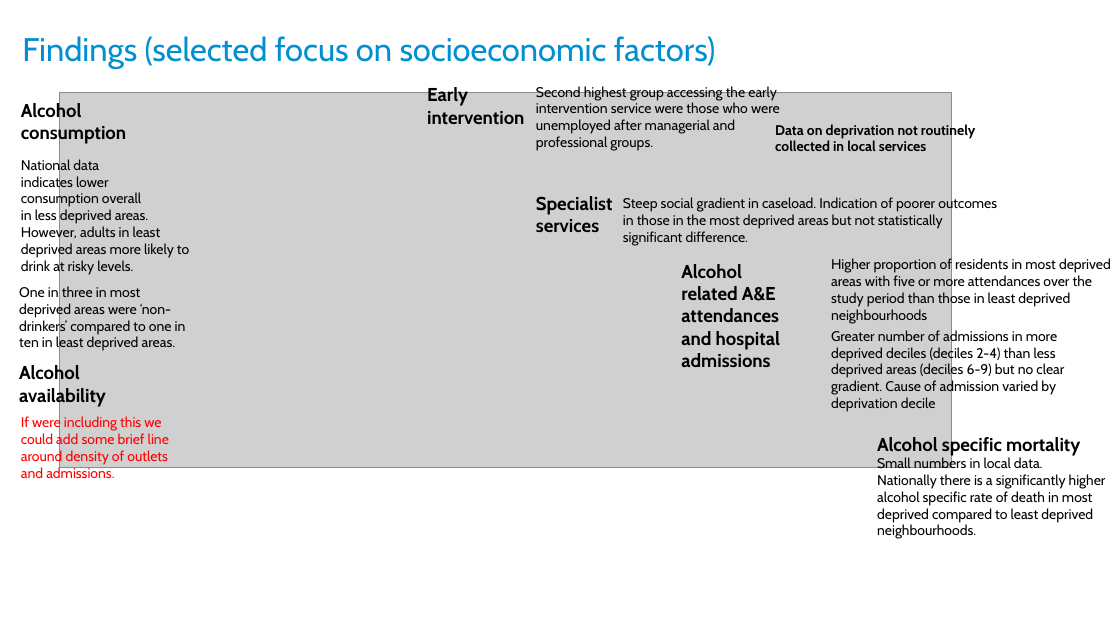
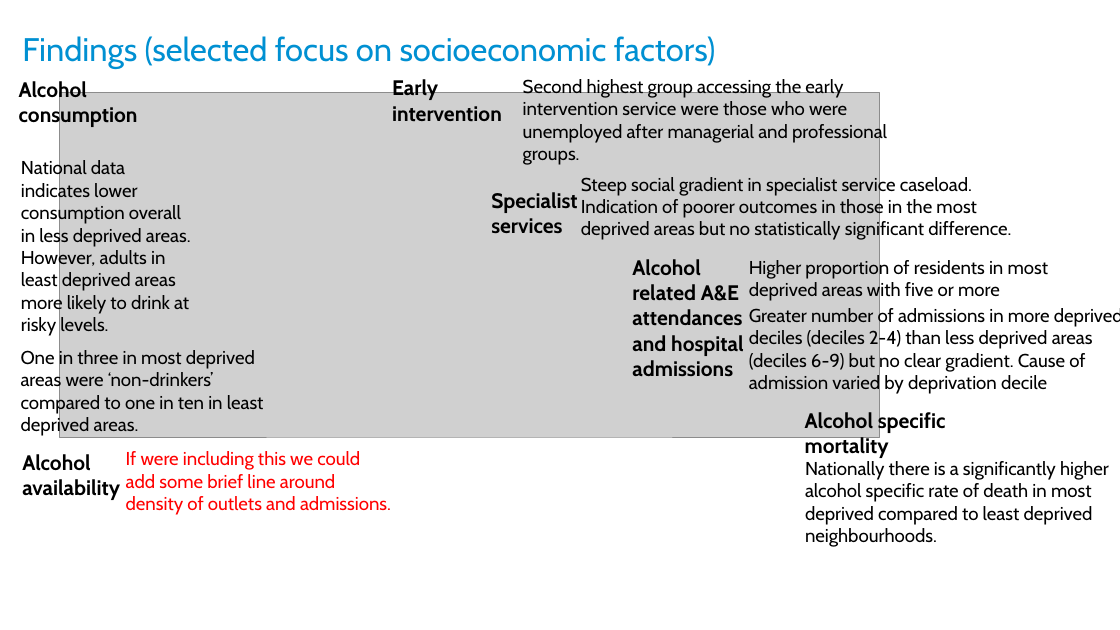
Before and after one commit to psychty/alc_licences, a slide deck: slide 9 of outputs/Investigating the alcohol inequality paradox V5.pptx. Drawn at 1120x630 pixels with LibreOffice and Linux fonts; fonts in the diff are those of the drawing; grey boxes stand for pictures; background and template pictures are left out. Boxes give left, top, right and bottom in pixels: in the first picture for what was removed or moved away, otherwise in the second. Text is boxed around its words. In the diff, an @@ line names an element or a change of style, - is before the commit and + after.

```diff
--- a/outputs/Investigating the alcohol inequality paradox V5.pptx
+++ b/outputs/Investigating the alcohol inequality paradox V5.pptx
@@ text "Alcohol": place and size @@
-text "Alcohol" at <box>21,101,126,144</box>
+text "Alcohol" at <box>19,81,138,128</box>
@@ text "Early": place and size @@
-text "Early" at <box>427,86,524,124</box>
+text "Early" at <box>392,78,502,122</box>
@@ text "Second highest group accessing the ...": place and size @@
-text "Second highest group accessing the ..." at <box>536,85,780,151</box>
+text "Second highest group accessing the ..." at <box>523,77,887,165</box>
@@ picture: place and size @@
-picture at <box>60,93,952,468</box>
+picture at <box>60,93,880,438</box>
@@ text removed at <box>775,123,975,151</box> @@
-Data on deprivation not routinely collected in local services
@@ text at <box>581,175,1011,241</box>: text changed; size 12 to 16 pt @@
-Steep social gradient in caseload. Indication of poorer outcomes in those in the most deprived areas but not statistically significant difference.
+Steep social gradient in specialist service caseload. Indication of poorer outcomes in those in the most deprived areas but no statistically significant difference.
@@ size 16 to 18 pt in 5 elements at <box>19,81,138,128</box>, <box>392,78,502,122</box>, <box>632,259,743,376</box>, <box>22,454,120,500</box>, <box>491,192,577,233</box> @@
@@ text "Specialist": place and size @@
-text "Specialist" at <box>536,196,613,232</box>
+text "Specialist" at <box>491,192,577,233</box>
@@ text "Alcohol": place and size @@
-text "Alcohol" at <box>681,264,780,367</box>
+text "Alcohol" at <box>632,259,743,376</box>
@@ text at <box>749,258,1049,302</box>: text changed; size 12 to 16 pt @@
-Higher proportion of residents in most deprived areas with five or more attendances over the study period than those in least deprived neighbourhoods
+Higher proportion of residents in most deprived areas with five or more
@@ text "Greater number of admissions in ...": place and size @@
-text "Greater number of admissions in ..." at <box>831,329,1064,412</box>
+text "Greater number of admissions in ..." at <box>749,306,1120,395</box>
@@ text "One in three in most ...": place and size @@
-text "One in three in most ..." at <box>19,286,186,351</box>
+text "One in three in most ..." at <box>21,348,264,436</box>
@@ text at <box>805,411,946,458</box>: text changed; size 16 to 18 pt @@
-Alcohol specific mortality
+Alcohol specific
+mortality
@@ text "Alcohol availability": place and size @@
-text "Alcohol availability" at <box>19,364,106,407</box>
+text "Alcohol availability" at <box>22,454,120,500</box>
@@ size 12 to 16 pt in 6 elements at <box>21,159,191,336</box>, <box>749,306,1120,395</box>, <box>523,77,887,165</box>, <box>805,461,1109,547</box>, <box>21,348,264,436</box>, <box>126,451,391,515</box> @@
@@ text "If were including this we ...": place and size @@
-text "If were including this we ..." at <box>21,415,169,478</box>
+text "If were including this we ..." at <box>126,451,391,515</box>
@@ text "Nationally there is a significantly ...": place and size @@
-text "Nationally there is a significantly ..." at <box>877,456,1106,539</box>
+text "Nationally there is a significantly ..." at <box>805,461,1109,547</box>
@@ text at <box>877,456,1043,472</box>: paragraph removed @@
-Small numbers in local data.
```
Also in this commit, not shown: 1 other slide changed, 4 other files.
